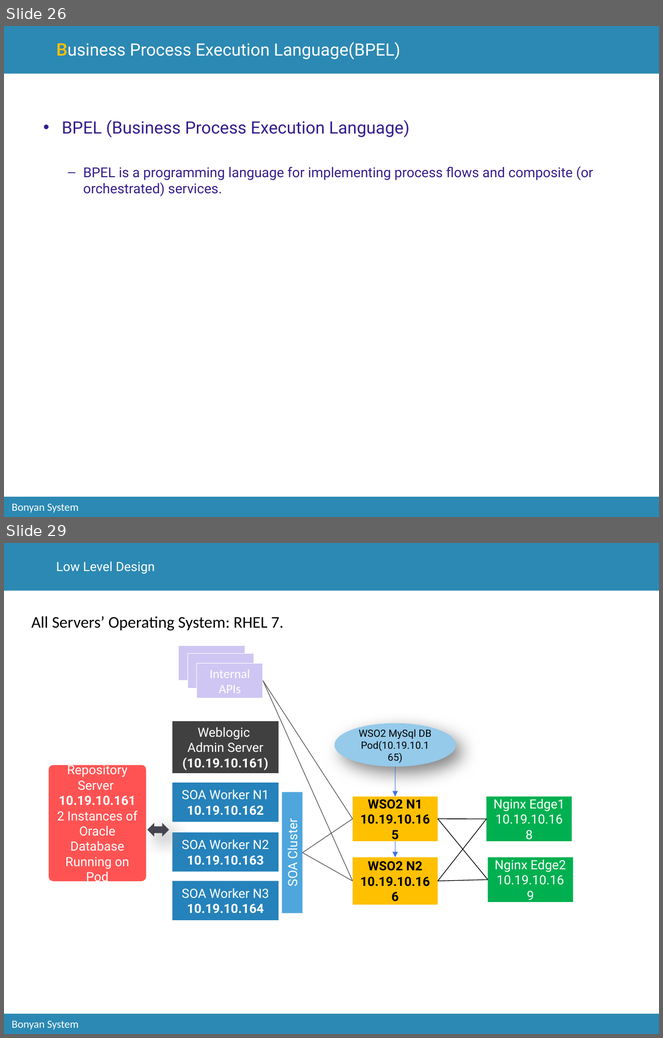
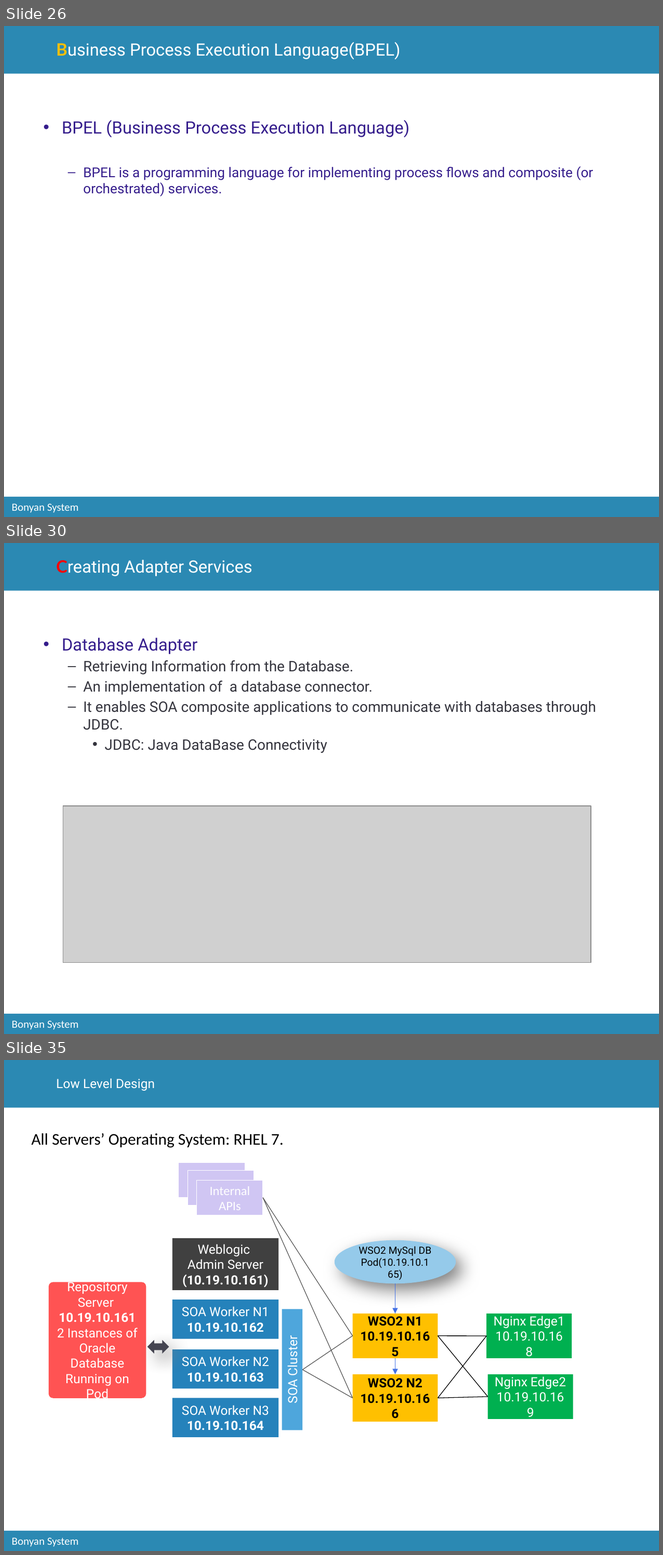
Before and after one commit to catcry/soaTraining, a slide deck: Presentation/soaTrainingPresentation.pptx. Shown one above the other, each under a label of ours: slides 26 and 29 before the commit, slides 26, 30 and 35 after it; the slides between them are not shown. The pictures are 663x1038 and 663x1555 pixels, drawn with LibreOffice and Linux fonts; fonts in the diff are those of the drawing; grey boxes stand for pictures; background and template pictures are left out. Boxes give left, top, right and bottom in pixels: in the first picture for what was removed or moved away, otherwise in the second. Text is boxed around its words. In the diff, an @@ line names an element or a change of style, - is before the commit and + after.

```diff
--- a/Presentation/soaTrainingPresentation.pptx
+++ b/Presentation/soaTrainingPresentation.pptx
@@ slide 30 added at <box>4,543,659,1034</box>, background #FFFFFF; not listed: 3 template elements that a slide beside it also shows @@
@@ title added at <box>56,560,252,576</box>, 18.8 pt, text #FFFFFF @@
+Creating Adapter Services
@@ text added at <box>62,638,596,753</box>, 16 pt, text #34343D @@
+• Database Adapter
+  – Retrieving Information from the Database.
+  – An implementation of a database connector.
+  – It enables SOA composite applications to communicate with databases through JDBC.
+    • JDBC: Java DataBase Connectivity
@@ picture added at <box>63,807,591,963</box> @@
@@ what was slide 29 is now slide 35 @@
```
Also in this commit, not shown: 2 slides changed, 5 other slides added, 2 other files.
